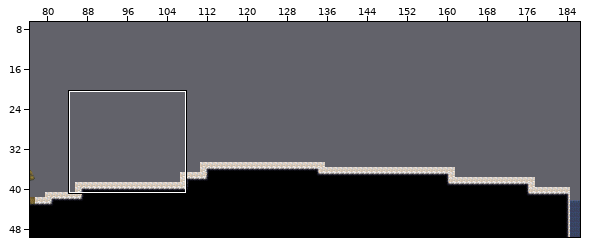
A Tiled map gets an edit: AngryCastle/levels/grema_01.tmx. The picture above shows the old version from afar; the outline marks the close-up.
Close-up. Earlier state:
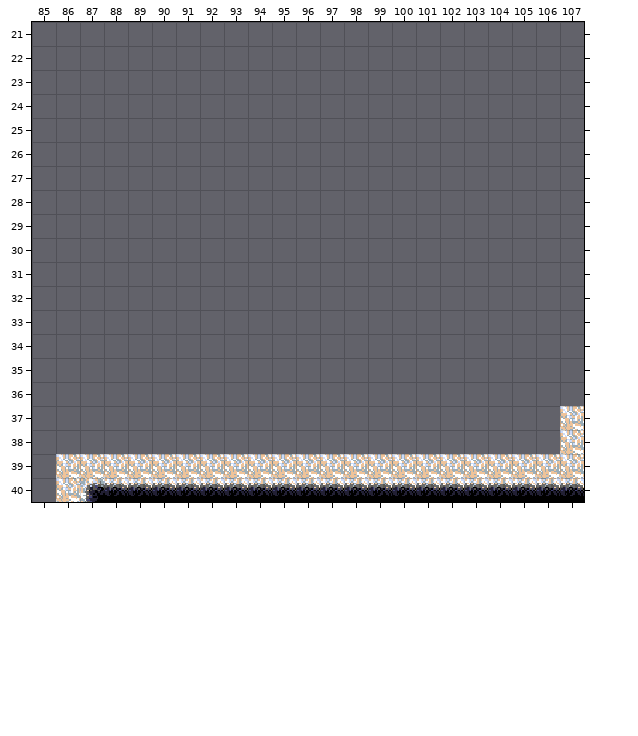
Cells are 16x16 px. Shown: x 85..107, y 21..40. The commit also changed other parts of the map, which this record leaves out. The old version is drawn lined up with the new one.
After the commit:
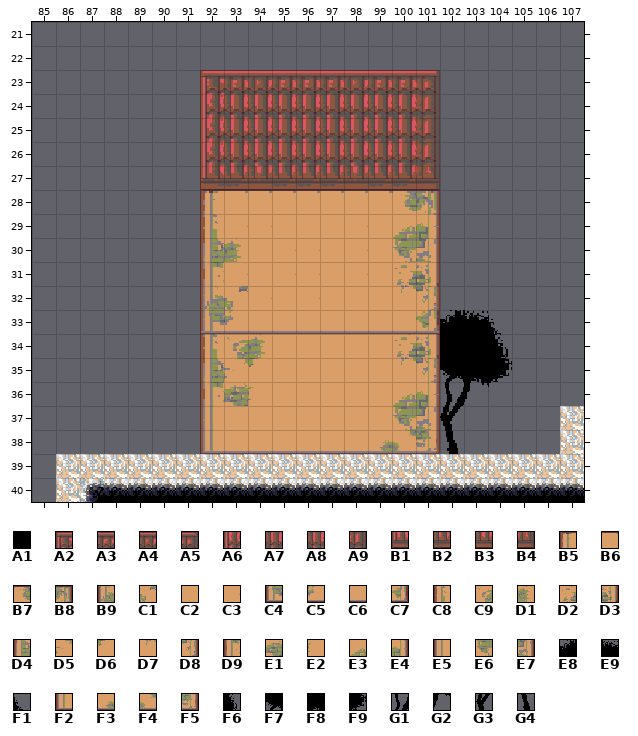
Key: from "Olaf_tileset": A1 160, A2 450, A3 451, A4 452, A5 453, A6 482, A7 483, A8 484, A9 485, B1 514, B2 515, B3 516, B4 517, B5 546, B6 549, B7 550, B8 551, B9 578, C1 579, C2 581, C3 582, C4 610, C5 611, C6 612, C7 615, C8 642, C9 643, D1 644, D2 646, D3 647, D4 674, D5 675, D6 676, D7 678, D8 679, D9 706, E1 707, E2 708, E3 710, E4 711, E5 738, E6 742, E7 743, E8 758, E9 759, F1 760, F2 770, F3 773, F4 774, F5 775, F6 792, F7 822, F8 823, F9 824, G1 854, G2 855, G3 886, G4 918.
__ is an empty cell.
Difference:
map size 200x30 -> 200x50 cells (old content now starts at 0,20; both pictures use the new coordinates)
Layer "SilhouetteLayer":
y 33: x 102..104 __ __ __ -> E8 E9 F1
y 34: x 102..104 __ __ __ -> A1 A1 F6
y 35: x 102..104 __ __ __ -> F7 F8 F9
y 36: x 102..103 __ __ -> G1 G2
y 37: x 102 __ -> G3
y 38: x 102 __ -> G4
Layer "BackgroundLayer":
y 23: x 92..101 __ __ __ __ __ __ __ __ __ __ -> A2 A3 A4 A3 A3 A3 A4 A3 A3 A5
y 24..26: x 92..101 __ __ __ __ __ __ __ __ __ __ -> A6 A7 A8 A7 A7 A7 A8 A7 A7 A9
y 27: x 92..101 __ __ __ __ __ __ __ __ __ __ -> B1 B2 B3 B2 B2 B2 B3 B2 B2 B4
y 28: x 92..101 __ __ __ __ __ __ __ __ __ __ -> B5 B6 B6 B6 B6 B6 B6 B6 B7 B8
y 29: x 92..101 __ __ __ __ __ __ __ __ __ __ -> C8 C3 C3 C2 C2 C2 C3 C2 E3 E4
y 30: x 92..101 __ __ __ __ __ __ __ __ __ __ -> D4 D1 C2 C3 C3 C2 C3 C2 E6 E7
y 31: x 92..101 __ __ __ __ __ __ __ __ __ __ -> D9 C3 C2 C3 C3 C2 C3 C2 D2 D3
y 32: x 92..101 __ __ __ __ __ __ __ __ __ __ -> B9 C1 C3 C2 C3 C2 C2 C2 D7 D8
y 33: x 92..101 __ __ __ __ __ __ __ __ __ __ -> C4 C5 C6 C6 C6 C6 C6 C6 C6 C7
y 34: x 92..101 __ __ __ __ __ __ __ __ __ __ -> C8 C9 D1 C2 C2 C2 C2 C2 D2 D3
y 35: x 92..101 __ __ __ __ __ __ __ __ __ __ -> D4 D5 D6 C2 C2 C2 C2 C2 D7 D8
y 36: x 92..101 __ __ __ __ __ __ __ __ __ __ -> D9 E1 E2 C2 C2 C2 C2 C2 E3 E4
y 37: x 92..101 __ __ __ __ __ __ __ __ __ __ -> E5 C2 C2 C2 C2 C2 C2 C2 E6 E7
y 38: x 92..101 __ __ __ __ __ __ __ __ __ __ -> F2 C6 C6 C6 C6 C6 C6 F3 F4 F5
Boxes around the changes in both close-ups, in picture pixels (x1, y1, x2, y2):
added: (200, 70, 512, 454)
